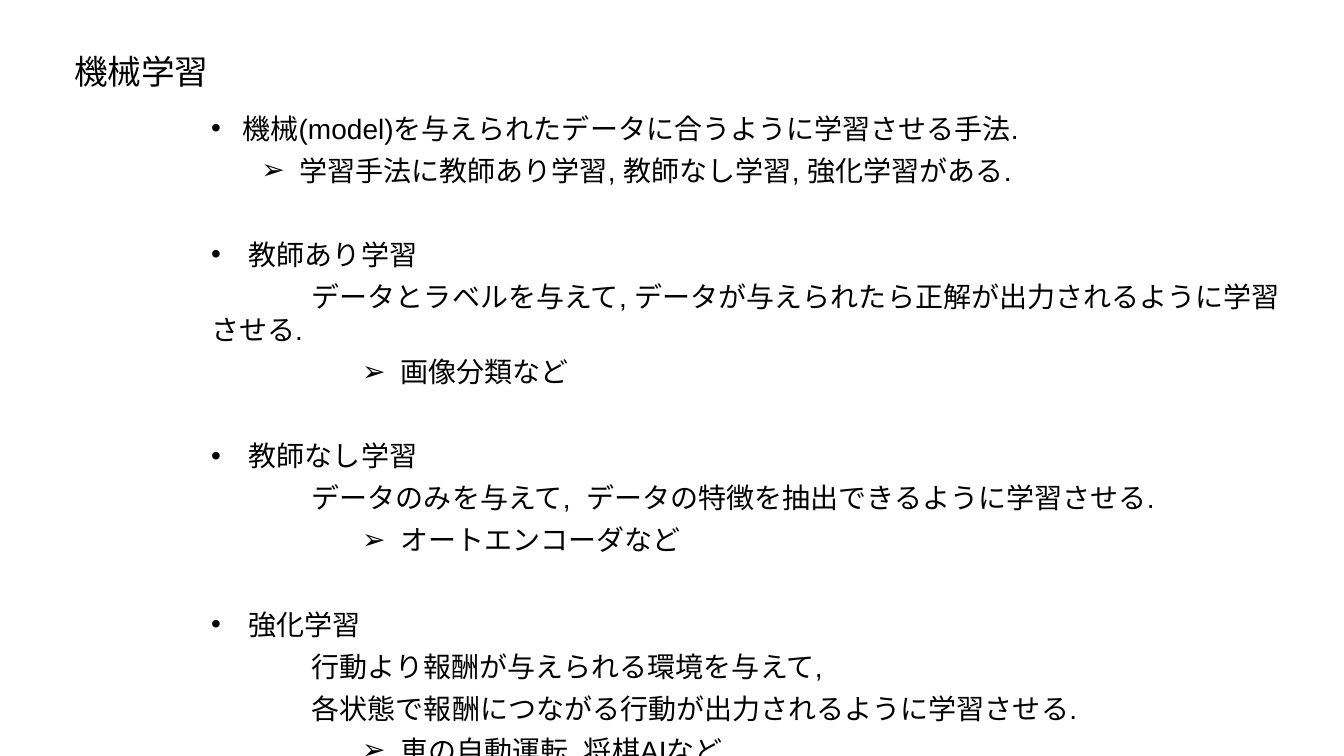
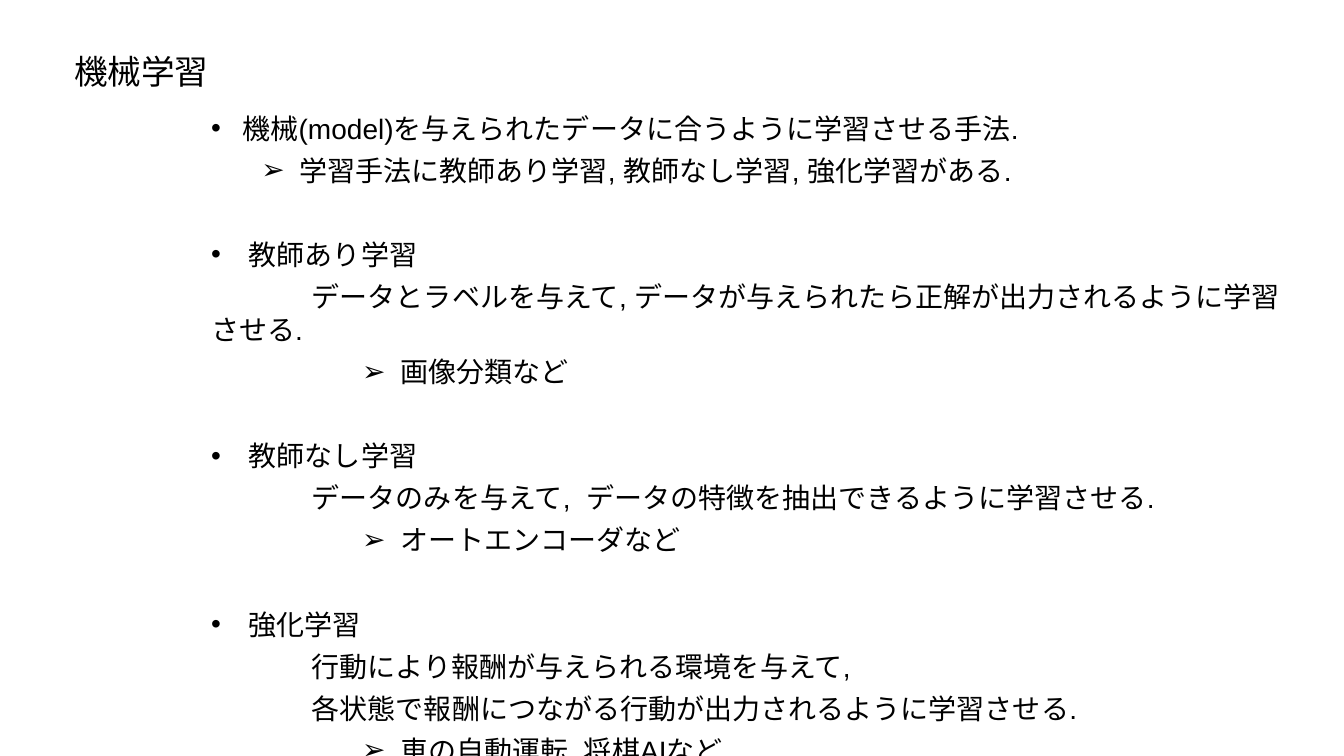
Before and after one commit to masa-aa/Open-Folder, a slide deck: slide 3 of 発表資料/Pythonで学ぶ強化学習/Pythonで学ぶ強化学習chapter1.pptx. Drawn at 1344x756 pixels with LibreOffice and Linux fonts; fonts in the diff are those of the drawing. Boxes give left, top, right and bottom in pixels: in the first picture for what was removed or moved away, otherwise in the second. Text is boxed around its words. In the diff, an @@ line names an element or a change of style, - is before the commit and + after.

```diff
--- a/発表資料/Pythonで学ぶ強化学習/Pythonで学ぶ強化学習chapter1.pptx
+++ b/発表資料/Pythonで学ぶ強化学習/Pythonで学ぶ強化学習chapter1.pptx
@@ text at bbox=[312, 653, 851, 681]: text changed @@
-行動より報酬が与えられる環境を与えて,
+行動により報酬が与えられる環境を与えて,
```
Also in this commit, not shown: 1 other slide changed, 1 other file.
